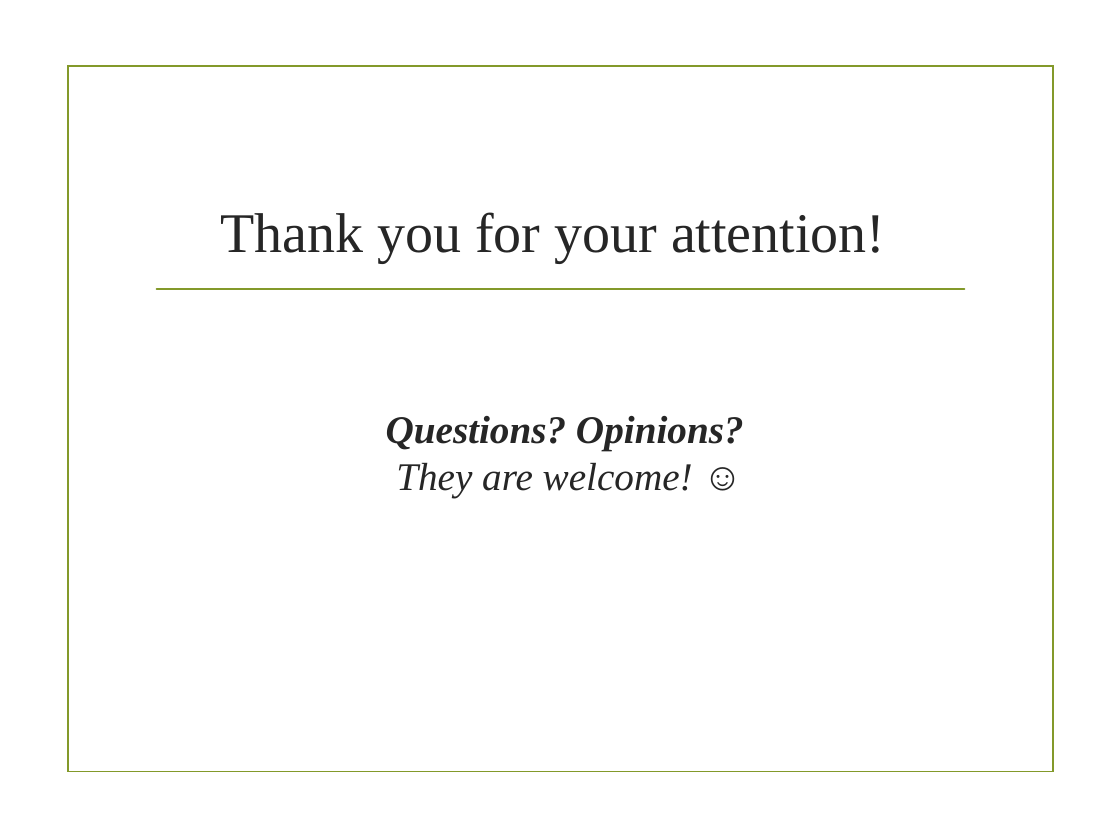
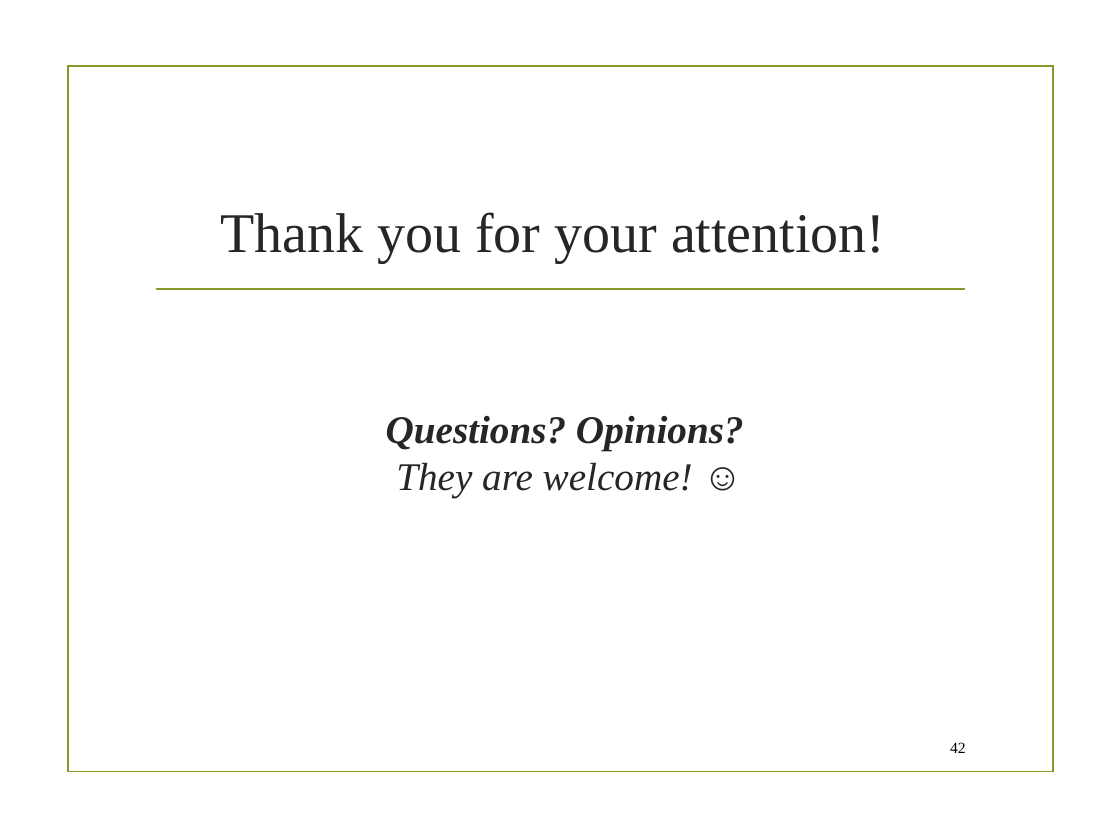
Before and after one commit to danielboni/DanielCarvalho-PhD, a slide deck: slide 42 of Presentations/SOC TEAM/soc-team presentation 031215.pptx (slide 36 before the commit). Drawn at 1120x840 pixels with LibreOffice and Linux fonts; fonts in the diff are those of the drawing; background and template pictures are left out. Boxes give left, top, right and bottom in pixels: in the first picture for what was removed or moved away, otherwise in the second. Text is boxed around its words. In the diff, an @@ line names an element or a change of style, - is before the commit and + after.

```diff
--- a/Presentations/SOC TEAM/soc-team presentation 031215.pptx
+++ b/Presentations/SOC TEAM/soc-team presentation 031215.pptx
@@ page number added at <box>950,742,966,753</box>, 10 pt, text #000000 @@
+42
```
Also in this commit, not shown: 29 other slides changed, 9 slides added, 3 slides removed.
